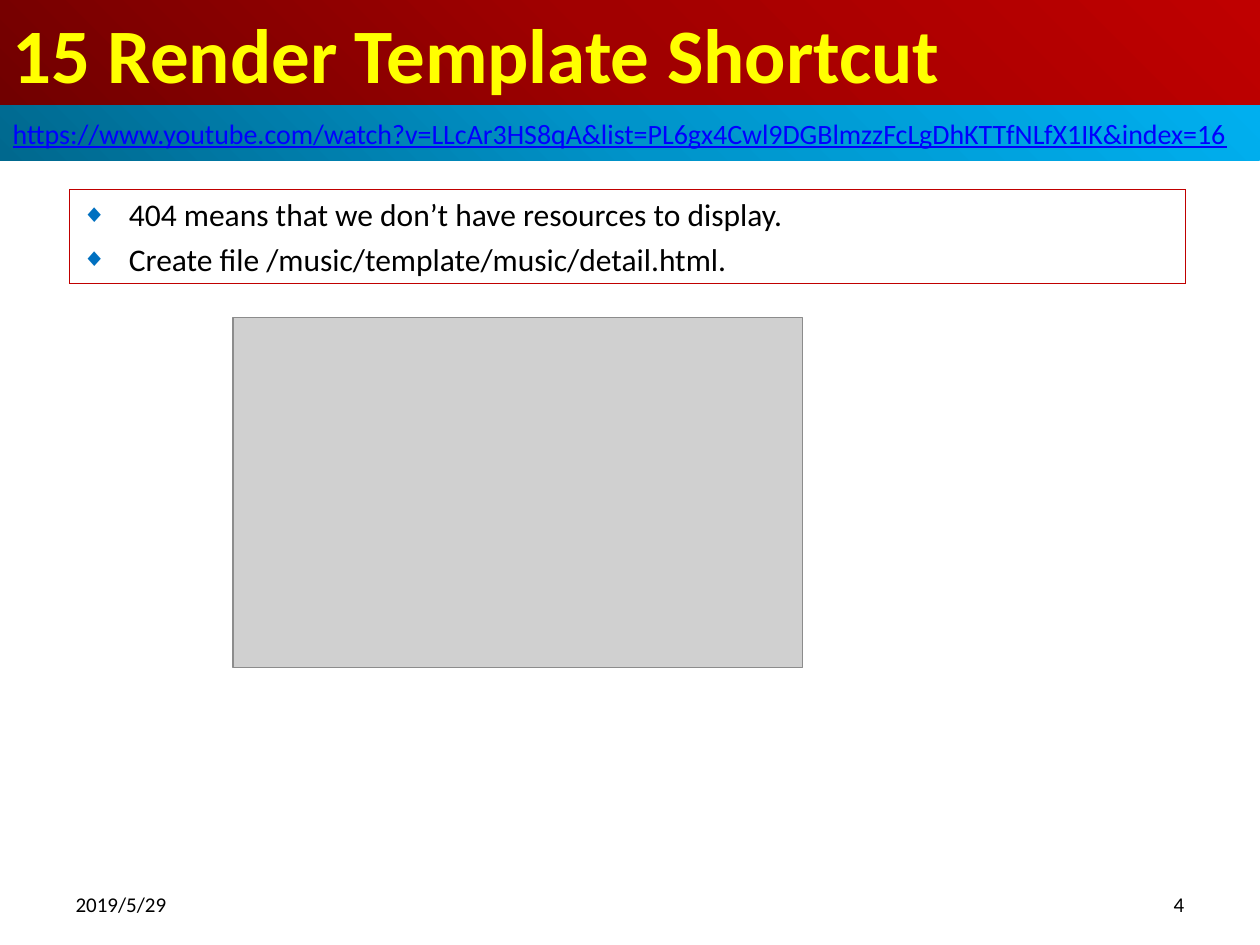
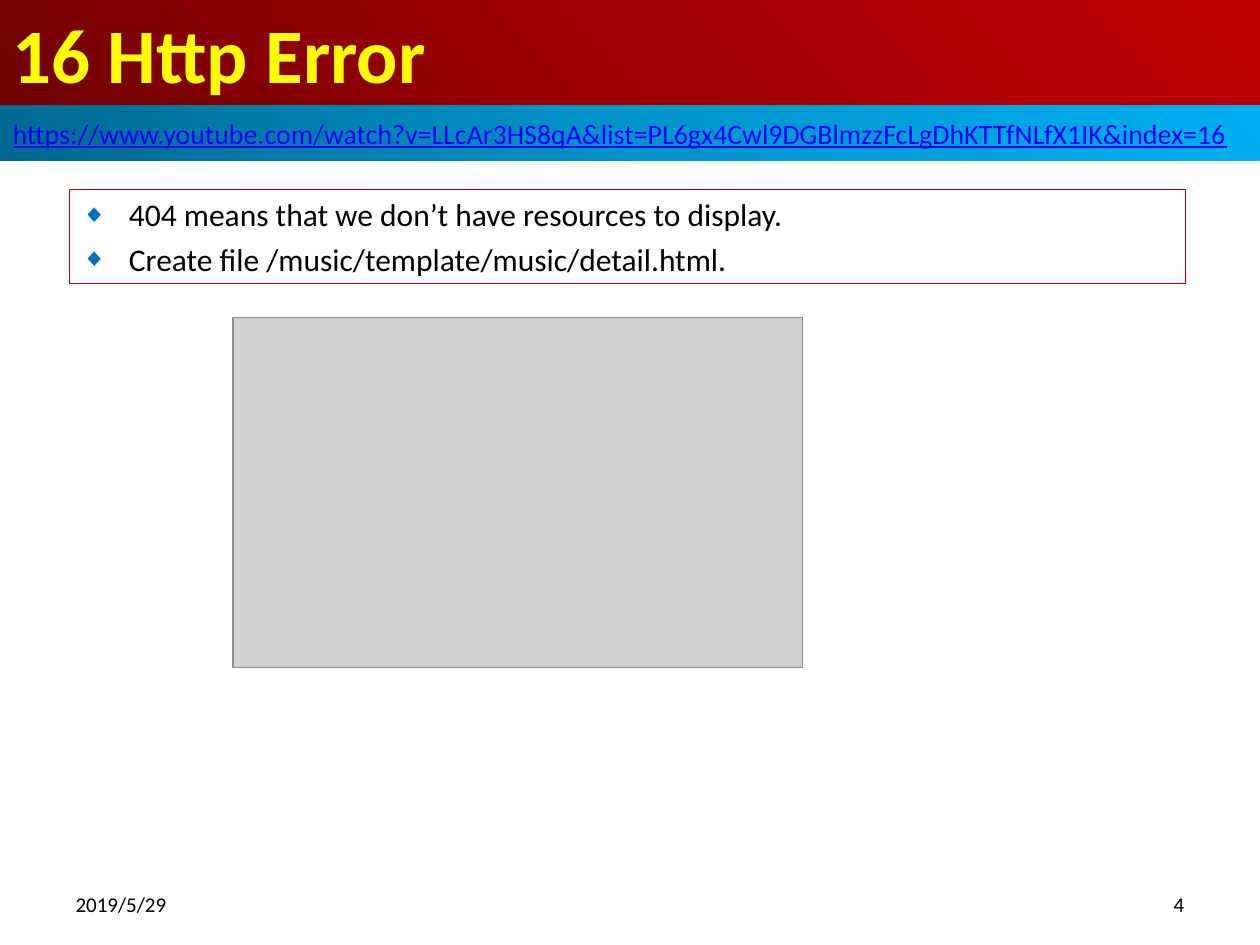
Before and after one commit to peterhchen/500-Django-Basic, a slide deck: slide 4 of 16_HttpError/16_HttpError.pptx. Drawn at 1260x945 pixels with LibreOffice and Linux fonts; fonts in the diff are those of the drawing; grey boxes stand for pictures. Boxes give left, top, right and bottom in pixels: in the first picture for what was removed or moved away, otherwise in the second. Text is boxed around its words. In the diff, an @@ line names an element or a change of style, - is before the commit and + after.

```diff
--- a/16_HttpError/16_HttpError.pptx
+++ b/16_HttpError/16_HttpError.pptx
@@ title at (x1=13, y1=30, x2=426, y2=95): text changed @@
-15 Render Template Shortcut
+16 Http Error
```
Also in this commit, not shown: 4 other slides changed.
